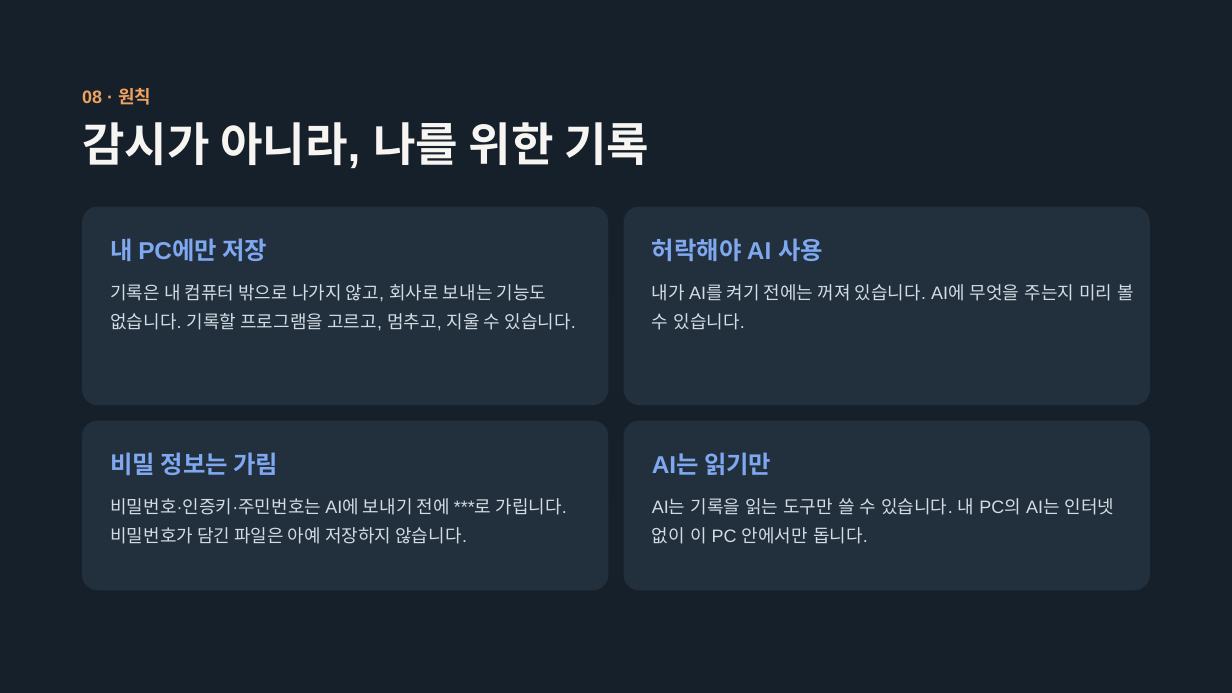
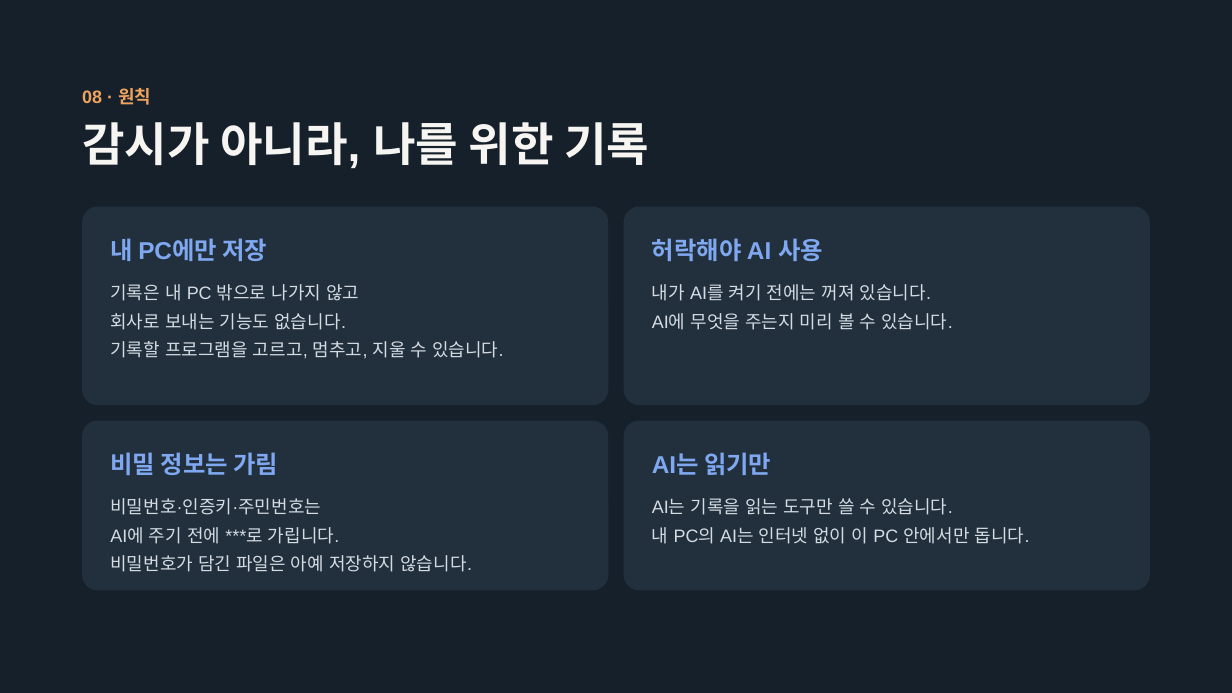
Before and after one commit to superokok/work-history, a slide deck: slide 11 of ppt/작업 기록 앱-(대인배)-v2.pptx. Drawn at 1232x693 pixels with LibreOffice and Linux fonts; fonts in the diff are those of the drawing. Boxes give left, top, right and bottom in pixels: in the first picture for what was removed or moved away, otherwise in the second. Text is boxed around its words. In the diff, an @@ line names an element or a change of style, - is before the commit and + after.

```diff
--- a/ppt/작업 기록 앱-(대인배)-v2.pptx
+++ b/ppt/작업 기록 앱-(대인배)-v2.pptx
@@ text at bbox=[110, 284, 503, 359]: text changed @@
-기록은 내 컴퓨터 밖으로 나가지 않고, 회사로 보내는 기능도 없습니다. 기록할 프로그램을 고르고, 멈추고, 지울 수 있습니다.
+기록은 내 PC 밖으로 나가지 않고
+회사로 보내는 기능도 없습니다.
+기록할 프로그램을 고르고, 멈추고, 지울 수 있습니다.
@@ text "내가 AI를 켜기 전에는 꺼져 ..." rewrapped from bbox=[652, 284, 1134, 330] to bbox=[652, 284, 953, 330] @@
@@ text at bbox=[110, 498, 472, 572]: text changed @@
-비밀번호·인증키·주민번호는 AI에 보내기 전에 ***로 가립니다. 비밀번호가 담긴 파일은 아예 저장하지 않습니다.
+비밀번호·인증키·주민번호는
+AI에 주기 전에 ***로 가립니다.
+비밀번호가 담긴 파일은 아예 저장하지 않습니다.
@@ text "AI는 기록을 읽는 도구만 쓸 ..." rewrapped from bbox=[652, 498, 1115, 544] to bbox=[652, 498, 1030, 544] @@
```
Also in this commit, not shown: 8 other slides changed.
